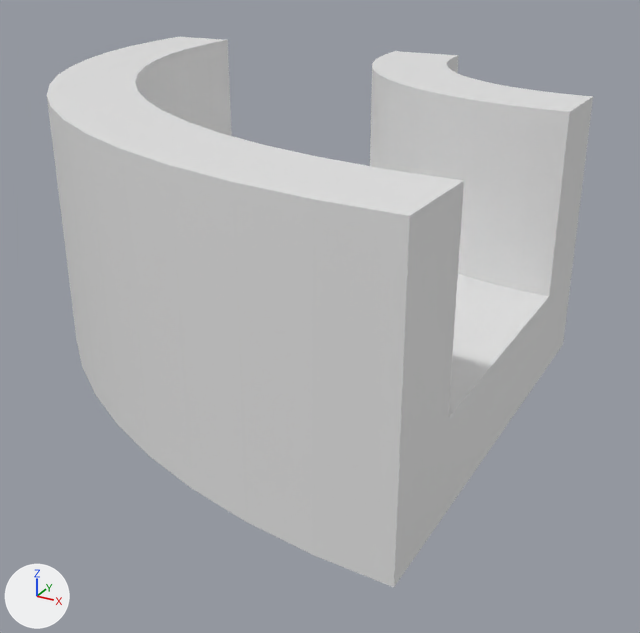
Two versions of the OBJ model Assets/TrackEditor/CornerThin.obj, one commit apart.
One viewpoint serves both versions: a 50 mm lens placed at (1.43, -1.52, 0.94), pointed at (0.46, 0.24, 0.06). The axes (+X, +Y, +Z) are drawn at lower left. The lights are the same throughout. Where no turn or scale is listed for an object, it has been applied to the vertices.

The older version as bpy lines, for what is in view:
```python
me_cornerthin = bpy.data.meshes.new('CornerThin')
me_cornerthin.from_pydata(...)  # 136 vertices, 130 faces; spans x -0.5..1.0, y -0.5..1.0, z 0.0..0.6
ob_cornerthin = bpy.data.objects.new('CornerThin', me_cornerthin)
ob_cornerthin.location = (0.0, 0.0, 0.0)
```
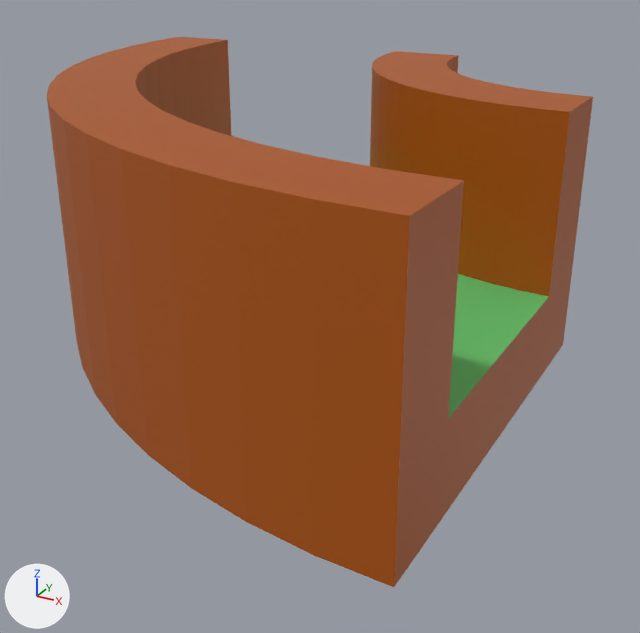
What the commit changed:
Material 'Grass' (mat_grass) is new.
Its base color is (0.121, 0.517, 0.139) (green #62be68).
Material 'Wood' (mat_wood) is new.
Its base color is (0.418, 0.0882, 0.0) (brown #ad5400).
me_cornerthin has 136 vertices, 130 faces and spans x -0.5..1.0, y -0.5..1.0, z 0.0..0.6.
me_cornerthin is used by ob_cornerthin; location (0.0, 0.0, 0.0).
me_cornerthin part 1: all 16 faces centred in x 0.0..0.95, y 0.0..0.95, z 0.2 switch from no material to mat_grass (green #61be68).
me_cornerthin part 2: 114 of the faces centred in x -0.5..1.0, y -0.5..1.0, z 0.0..0.6 switch from no material to mat_wood (brown #ad5400).

Boxes [x1, y1, x2, y2] around the edits, measured in the pictures (640 x 633 px):
part 1 of me_cornerthin, recoloured (white to green): [448, 273, 549, 418] in both
part 2 of me_cornerthin, recoloured (grey to brown): [47, 37, 593, 587] in both
